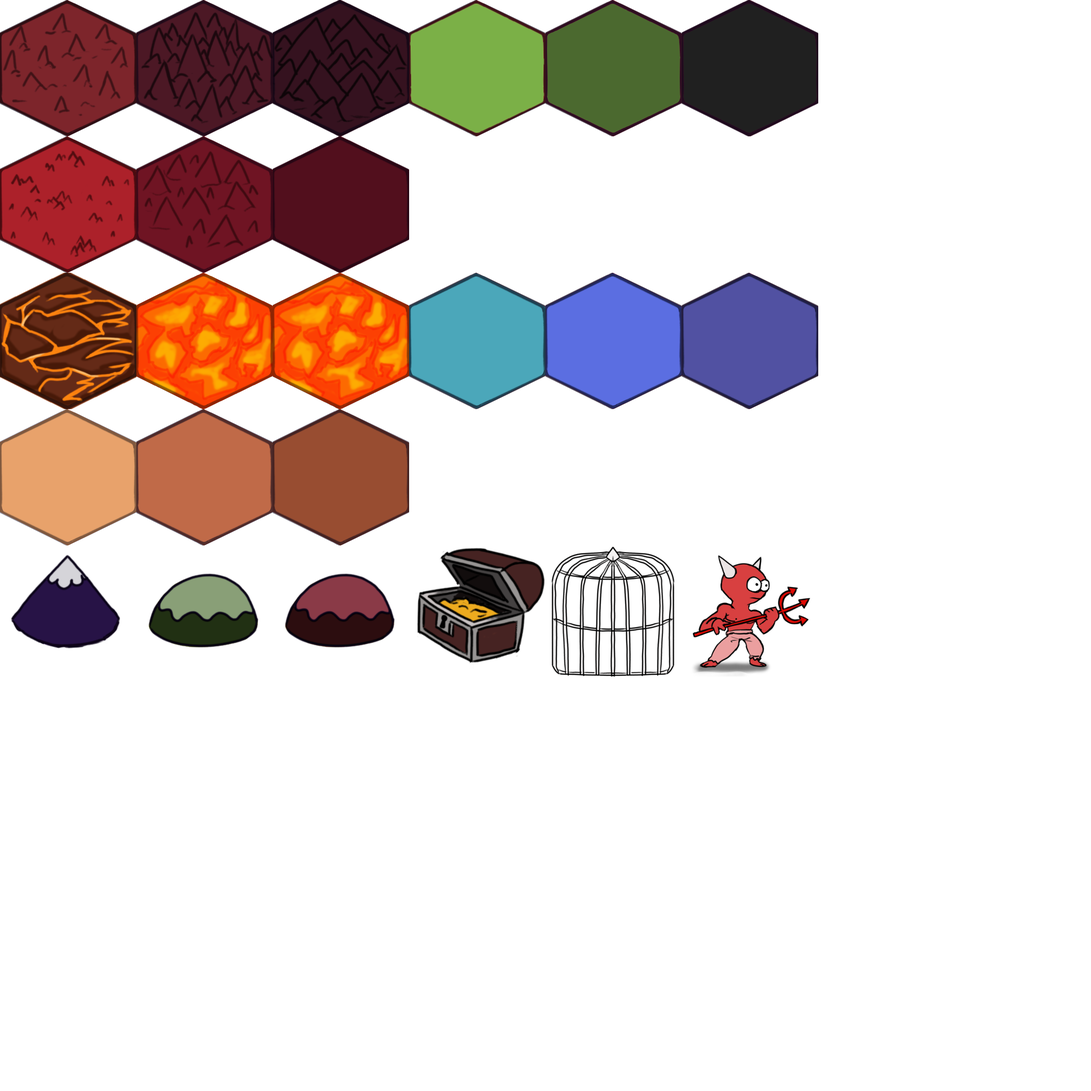
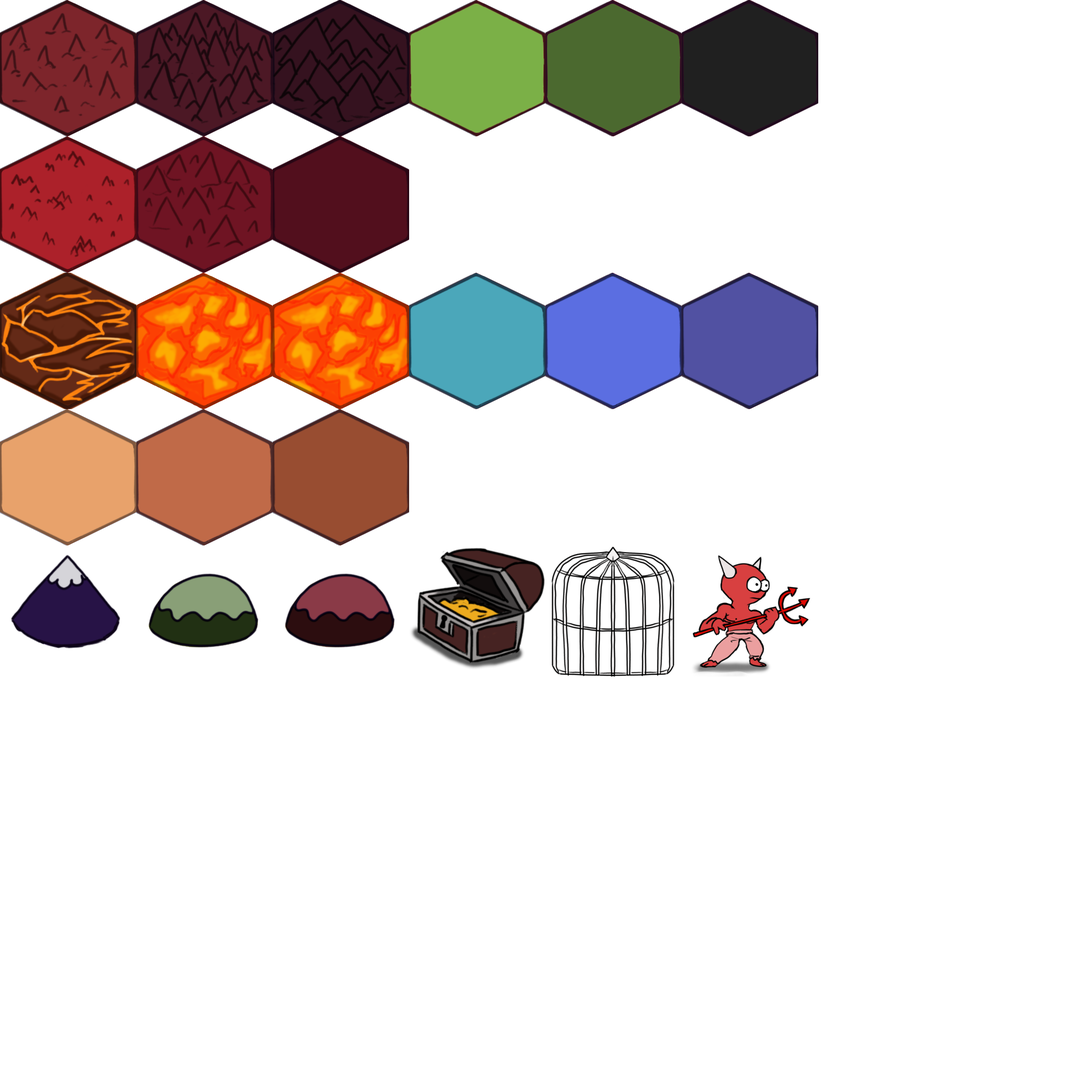
Comparing the layer stacks of the two w=1091, h=1091 images. Changes:
painted on "Colorize Mask 1" (2nd of 2, in "Group 2") over [409, 624, 525, 671]
added layer "Paint Layer 18" (66%) in group "Group 2" over [409, 624, 525, 671]
painted on "Paint Layer 7" over [409, 624, 525, 671]
